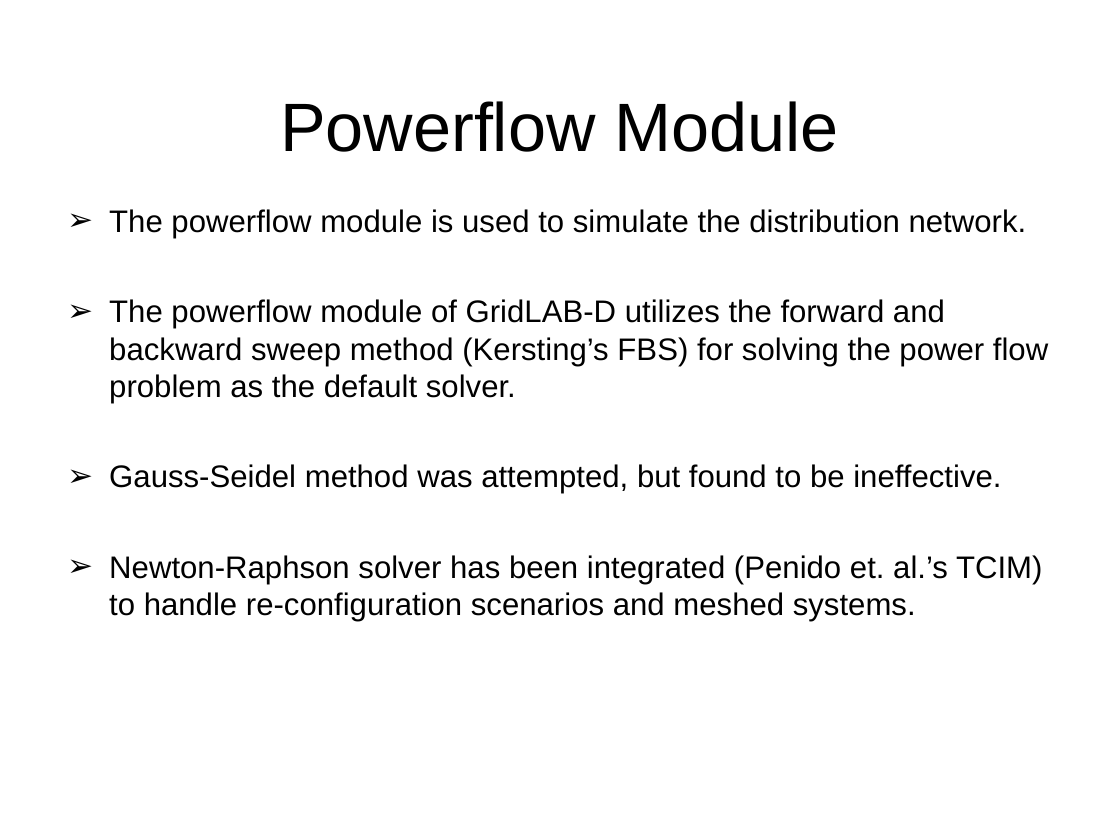
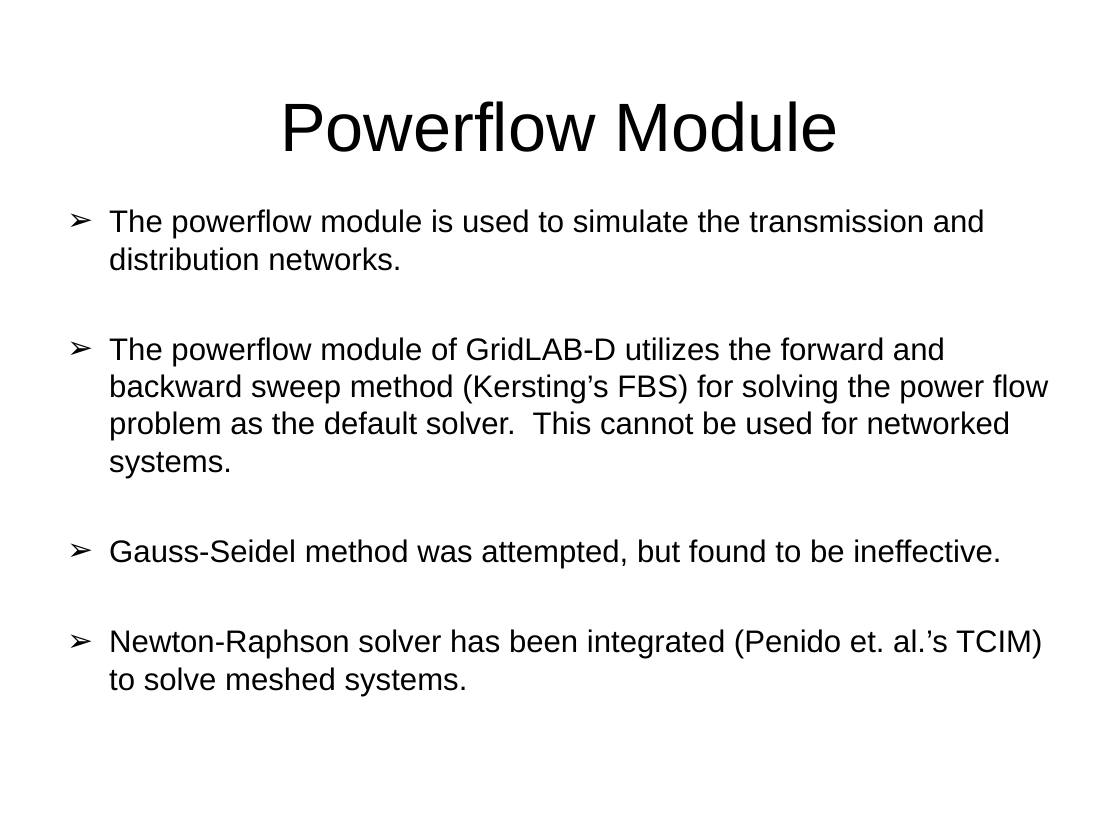
Before and after one commit to gridlab-d/course, a slide deck: slide 27 of FourDayCourse/4.1 - Powerflow Module.ppt (slide 16 before the commit). Drawn at 1120x840 pixels with LibreOffice and Linux fonts; fonts in the diff are those of the drawing; background and template pictures are left out. Boxes give left, top, right and bottom in pixels: in the first picture for what was removed or moved away, otherwise in the second. Text is boxed around its words. In the diff, an @@ line names an element or a change of style, - is before the commit and + after.

Commit message:
Update to powerflow.

```diff
--- a/FourDayCourse/4.1 - Powerflow Module.ppt
+++ b/FourDayCourse/4.1 - Powerflow Module.ppt
@@ text at (109, 209, 1048, 478): text changed @@
-➢ The powerflow module is used to simulate the distribution network.
-➢ The powerflow module of GridLAB-D utilizes the forward and backward sweep method (Kersting’s FBS) for solving the power flow problem as the default solver.
+➢ The powerflow module is used to simulate the transmission and distribution networks.
+➢ The powerflow module of GridLAB-D utilizes the forward and backward sweep method (Kersting’s FBS) for solving the power flow problem as the default solver. This cannot be used for networked systems.
@@ text at (109, 629, 1042, 696): text changed @@
-➢ Newton-Raphson solver has been integrated (Penido et. al.’s TCIM) to handle re-configuration scenarios and meshed systems.
+➢ Newton-Raphson solver has been integrated (Penido et. al.’s TCIM) to solve meshed systems.
```
Also in this commit, not shown: 9 other slides changed, 29 slides added, 4 slides removed.
